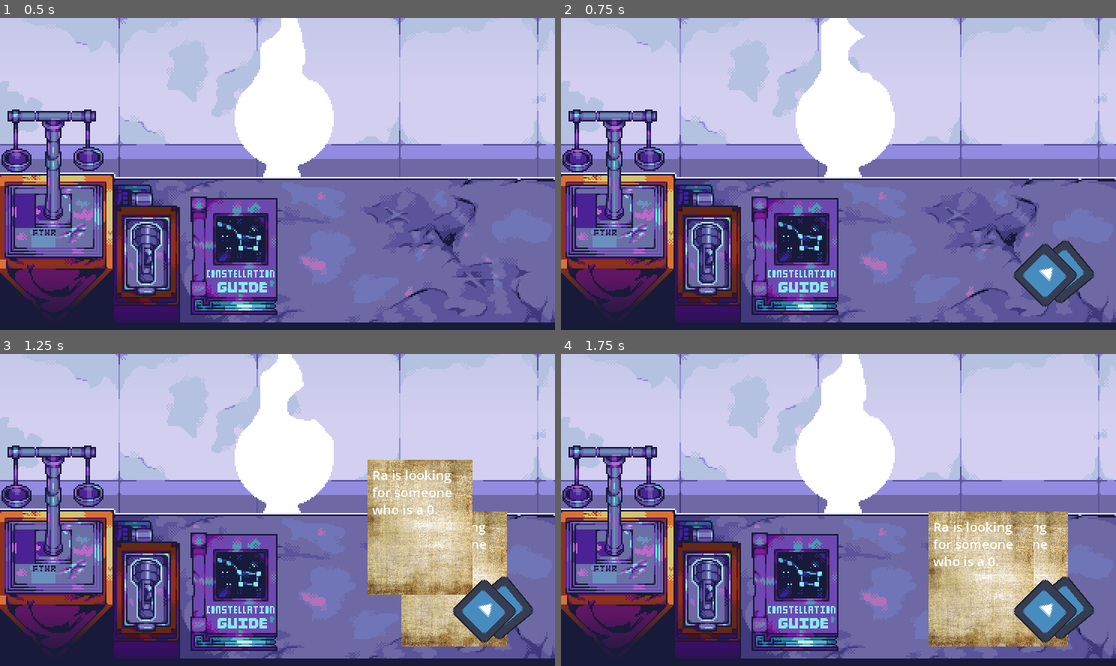
Above: before the commit, frames 1-4 (two rows, left to right).
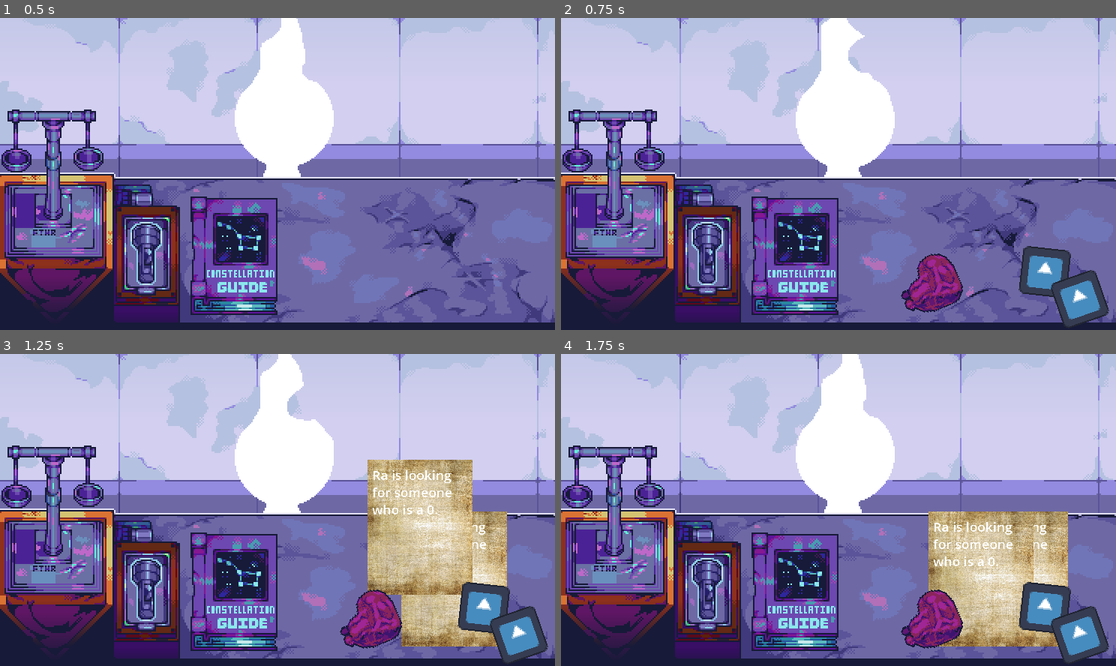
Above: after the commit, the same moments.

Repository: wooshdude/gmtk-2024
Game: Godot game, scene res://scenes/desk.tscn
Two runs of this game, one before a commit and one after it. Both use one fixed random seed, a clock stepped at 60 frames per second and the inputs below. The engine's default icon, where the game draws it, is replaced by a stand-in: a white triangle on a blue panel in a dark square.
Inputs (mouse positions are in pixels of both pictures, inside the frame that each line leads up to):
- Up to frame 1 (0.5 s): no input
- Up to frame 2 (0.75 s): tap Enter (ui_accept) at 0.5 s; move the mouse to (960, 158) at 0.52 s; hold Up (ui_up) from 0.53 s (still down); click (960, 158) at 0.6 s
- Up to frame 3 (1.25 s): keep holding Up (ui_up); tap Enter (ui_accept) at 0.77 s
- Up to frame 4 (1.75 s): release Up (ui_up) at 1.25 s; drag from (727, 525) to (810, 572) at 1.27 s

Frame 1 is identical in both runs. In frame 2, 3.5% of the frame differs, in the area x 61-99%, y 71-100%; in frame 3, 3.5%; in frame 4, 3.5%.

Commit message:
heart sits on scale

Diff:
--- a/scenes/desk.gd
+++ b/scenes/desk.gd
@@ -29,4 +29,4 @@
 
 
 func _on_gods_god_selected(name) -> void:
-	GlobalSignals.next_person.emit()
+	GlobalSignals.dismiss.emit()
--- a/scenes/desk.tscn
+++ b/scenes/desk.tscn
@@ -7,6 +7,7 @@
 [ext_resource type="Texture2D" uid="uid://f4gosgl7l15e" path="res://assets/sprites/scale1.png" id="3_x72wf"]
 [ext_resource type="Texture2D" uid="uid://tvw8woyr8x0v" path="res://assets/sprites/background1.png" id="3_ywjfx"]
 [ext_resource type="PackedScene" uid="uid://3mcrgihku5cu" path="res://scripts/ui/god_list.tscn" id="5_vsu0u"]
+[ext_resource type="Script" path="res://scripts/scale.gd" id="6_te4c6"]
 [ext_resource type="Texture2D" uid="uid://cvndvpuqaq6ax" path="res://assets/sprites/desk1.png" id="6_tnd2v"]
 [ext_resource type="Texture2D" uid="uid://b6marijgfju2o" path="res://assets/sprites/flashlight1.png" id="6_yj0g3"]
 [ext_resource type="Texture2D" uid="uid://dhy1xc1h72h4w" path="res://assets/sprites/book1.png" id="7_5fw88"]
@@ -60,6 +61,10 @@
 [node name="Scale" type="Sprite2D" parent="."]
 position = Vector2(36, 110)
 texture = ExtResource("3_x72wf")
+script = ExtResource("6_te4c6")
+
+[node name="HeartCup" type="Node2D" parent="Scale"]
+position = Vector2(23, -17)
 
 [node name="Path2D" type="Path2D" parent="."]
 curve = SubResource("Curve2D_kf21s")
--- a/scenes/person.tscn
+++ b/scenes/person.tscn
@@ -1,7 +1,8 @@
-[gd_scene load_steps=26 format=3 uid="uid://cagsgtgpfoobg"]
+[gd_scene load_steps=51 format=3 uid="uid://cagsgtgpfoobg"]
 
 [ext_resource type="Script" path="res://scripts/systems/people/person_node.gd" id="1_2xjdu"]
 [ext_resource type="Texture2D" uid="uid://cbc36gtkpa3bn" path="res://assets/sprites/silly guy blank-sheet.png" id="2_4elp4"]
+[ext_resource type="Texture2D" uid="uid://bxuo8qq7c6mqf" path="res://assets/sprites/silly guy dogs.png" id="2_au81b"]
 [ext_resource type="Script" path="res://scripts/ui/person_copy.gd" id="3_6f1ub"]
 [ext_resource type="Shader" path="res://assets/shaders/scroll_bg.gdshader" id="3_l6jnw"]
 [ext_resource type="Texture2D" uid="uid://t26e7yl34u5e" path="res://assets/sprites/xray_tile.png" id="4_wod1j"]
@@ -11,6 +12,102 @@
 [ext_resource type="Script" path="res://scripts/ui/constellation_node.gd" id="7_878vq"]
 [ext_resource type="Script" path="res://scripts/ui/xray/mask.gd" id="7_ynoux"]
 
+[sub_resource type="AtlasTexture" id="AtlasTexture_e1207"]
+atlas = ExtResource("2_au81b")
+region = Rect2(0, 0, 276, 195)
+
+[sub_resource type="AtlasTexture" id="AtlasTexture_4habf"]
+atlas = ExtResource("2_au81b")
+region = Rect2(276, 0, 276, 195)
+
+[sub_resource type="AtlasTexture" id="AtlasTexture_fbcaq"]
+atlas = ExtResource("2_au81b")
+region = Rect2(552, 0, 276, 195)
+
+[sub_resource type="AtlasTexture" id="AtlasTexture_c5rn7"]
+atlas = ExtResource("2_au81b")
+region = Rect2(828, 0, 276, 195)
+
+[sub_resource type="AtlasTexture" id="AtlasTexture_135qt"]
+atlas = ExtResource("2_au81b")
+region = Rect2(1104, 0, 276, 195)
+
+[sub_resource type="AtlasTexture" id="AtlasTexture_7pmyd"]
+atlas = ExtResource("2_au81b")
+region = Rect2(1380, 0, 276, 195)
+
+[sub_resource type="AtlasTexture" id="AtlasTexture_hbycf"]
+atlas = ExtResource("2_au81b")
+region = Rect2(1656, 0, 276, 195)
+
+[sub_resource type="AtlasTexture" id="AtlasTexture_m56g3"]
+atlas = ExtResource("2_au81b")
+region = Rect2(1932, 0, 276, 195)
+
+[sub_resource type="AtlasTexture" id="AtlasTexture_08fpj"]
+atlas = ExtResource("2_au81b")
+region = Rect2(2208, 0, 276, 195)
+
+[sub_resource type="AtlasTexture" id="AtlasTexture_gdaht"]
+atlas = ExtResource("2_au81b")
+region = Rect2(2484, 0, 276, 195)
+
+[sub_resource type="AtlasTexture" id="AtlasTexture_tp3jc"]
+atlas = ExtResource("2_au81b")
+region = Rect2(2760, 0, 276, 195)
+
+[sub_resource type="AtlasTexture" id="AtlasTexture_pp2nf"]
+atlas = ExtResource("2_au81b")
+region = Rect2(3036, 0, 276, 195)
+
+[sub_resource type="AtlasTexture" id="AtlasTexture_c2ut0"]
+atlas = ExtResource("2_au81b")
+region = Rect2(3312, 0, 276, 195)
+
+[sub_resource type="AtlasTexture" id="AtlasTexture_y7xh0"]
+atlas = ExtResource("2_au81b")
+region = Rect2(3588, 0, 276, 195)
+
+[sub_resource type="AtlasTexture" id="AtlasTexture_co2sg"]
+atlas = ExtResource("2_au81b")
+region = Rect2(3864, 0, 276, 195)
+
+[sub_resource type="AtlasTexture" id="AtlasTexture_hdcyn"]
+atlas = ExtResource("2_au81b")
+region = Rect2(4140, 0, 276, 195)
+
+[sub_resource type="AtlasTexture" id="AtlasTexture_esv0g"]
+atlas = ExtResource("2_au81b")
+region = Rect2(4416, 0, 276, 195)
+
+[sub_resource type="AtlasTexture" id="AtlasTexture_3omrt"]
+atlas = ExtResource("2_au81b")
+region = Rect2(4692, 0, 276, 195)
+
+[sub_resource type="AtlasTexture" id="AtlasTexture_hx6pb"]
+atlas = ExtResource("2_au81b")
+region = Rect2(4968, 0, 276, 195)
+
+[sub_resource type="AtlasTexture" id="AtlasTexture_tc2nt"]
+atlas = ExtResource("2_au81b")
+region = Rect2(5244, 0, 276, 195)
+
+[sub_resource type="AtlasTexture" id="AtlasTexture_3e8cv"]
+atlas = ExtResource("2_au81b")
+region = Rect2(5520, 0, 276, 195)
+
+[sub_resource type="AtlasTexture" id="AtlasTexture_ih0ck"]
+atlas = ExtResource("2_au81b")
+region = Rect2(5796, 0, 276, 195)
+
+[sub_resource type="AtlasTexture" id="AtlasTexture_hih71"]
+atlas = ExtResource("2_au81b")
+region = Rect2(6072, 0, 276, 195)
+
+[sub_resource type="AtlasTexture" id="AtlasTexture_su0o8"]
+atlas = ExtResource("2_au81b")
+region = Rect2(6348, 0, 276, 195)
+
 [sub_resource type="AtlasTexture" id="AtlasTexture_i8t5g"]
 atlas = ExtResource("2_4elp4")
 region = Rect2(0, 0, 141, 195)
@@ -61,6 +158,83 @@
 
 [sub_resource type="SpriteFrames" id="SpriteFrames_tre03"]
 animations = [{
+"frames": [{
+"duration": 1.0,
+"texture": SubResource("AtlasTexture_e1207")
+}, {
+"duration": 1.0,
+"texture": SubResource("AtlasTexture_4habf")
+}, {
+"duration": 1.0,
+"texture": SubResource("AtlasTexture_fbcaq")
+}, {
+"duration": 1.0,
+"texture": SubResource("AtlasTexture_c5rn7")
+}, {
+"duration": 1.0,
+"texture": SubResource("AtlasTexture_135qt")
+}, {
+"duration": 1.0,
+"texture": SubResource("AtlasTexture_7pmyd")
+}, {
+"duration": 1.0,
+"texture": SubResource("AtlasTexture_hbycf")
+}, {
+"duration": 1.0,
+"texture": SubResource("AtlasTexture_m56g3")
+}, {
+"duration": 1.0,
+"texture": SubResource("AtlasTexture_08fpj")
+}, {
+"duration": 1.0,
+"texture": SubResource("AtlasTexture_gdaht")
+}, {
+"duration": 1.0,
+"texture": SubResource("AtlasTexture_tp3jc")
+}, {
+"duration": 1.0,
+"texture": SubResource("AtlasTexture_pp2nf")
+}, {
+"duration": 1.0,
+"texture": SubResource("AtlasTexture_c2ut0")
+}, {
+"duration": 1.0,
+"texture": SubResource("AtlasTexture_y7xh0")
+}, {
+"duration": 1.0,
+"texture": SubResource("AtlasTexture_co2sg")
+}, {
+"duration": 1.0,
+"texture": SubResource("AtlasTexture_hdcyn")
+}, {
+"duration": 1.0,
+"texture": SubResource("AtlasTexture_esv0g")
+}, {
+"duration": 1.0,
+"texture": SubResource("AtlasTexture_3omrt")
+}, {
+"duration": 1.0,
+"texture": SubResource("AtlasTexture_hx6pb")
+}, {
+"duration": 1.0,
+"texture": SubResource("AtlasTexture_tc2nt")
+}, {
+"duration": 1.0,
+"texture": SubResource("AtlasTexture_3e8cv")
+}, {
+"duration": 1.0,
+"texture": SubResource("AtlasTexture_ih0ck")
+}, {
+"duration": 1.0,
+"texture": SubResource("AtlasTexture_hih71")
+}, {
+"duration": 1.0,
+"texture": SubResource("AtlasTexture_su0o8")
+}],
+"loop": false,
+"name": &"attacked",
+"speed": 10.0
+}, {
 "frames": [{
 "duration": 1.0,
 "texture": SubResource("AtlasTexture_i8t5g")
@@ -123,6 +297,7 @@
 clip_children = 2
 position = Vector2(0, -24)
 sprite_frames = SubResource("SpriteFrames_tre03")
+animation = &"attacked"
 
 [node name="PersonCopy" type="AnimatedSprite2D" parent="."]
 clip_children = 2
--- a/scripts/global/global_signals.gd
+++ b/scripts/global/global_signals.gd
@@ -1,3 +1,4 @@
 extends Node
 
 signal next_person
+signal dismiss
--- /dev/null
+++ b/scripts/scale.gd
@@ -0,0 +1,25 @@
+extends Sprite2D
+@onready var heart_cup: Node2D = $HeartCup
+
+
+# Called when the node enters the scene tree for the first time.
+func _ready() -> void:
+	pass # Replace with function body.
+
+
+# Called every frame. 'delta' is the elapsed time since the previous frame.
+func _process(delta: float) -> void:
+	if not check_hovered(): return
+	if not check_hovered().grabbed:
+		check_hovered().global_position = lerp(check_hovered().global_position, heart_cup.global_position, 0.1)
+
+
+func check_hovered() -> Draggable:
+	for o in GrabManager.objects:
+		if not o.grabbed and o.type != Draggable.ItemType.HEART: continue
+		if (o.position.x > position.x - scale.x*texture.get_width()/2
+		and o.position.x < position.x + scale.x*texture.get_width()/2
+		and o.position.y < position.y + scale.y*texture.get_height()/2
+		and o.position.y > position.y - scale.y*texture.get_height()/2):
+			return o
+	return null
--- a/scripts/systems/draggable.gd
+++ b/scripts/systems/draggable.gd
@@ -4,8 +4,8 @@
 @export var return_when_dropped:bool = false
 var start_position
 
-enum objects { HEART, BELONGING, MEMO, FLASHLIGHT }
-@export var type : objects
+enum ItemType { HEART, BELONGING, MEMO, FLASHLIGHT }
+@export var type : ItemType
 
 var hovered = false
 var grabbed = false
@@ -36,9 +36,11 @@
 	if self.hovered and Input.is_action_just_pressed("CLICK"):
 		if GrabManager.check_can_drag(self):
 			grabbed = true
+			#GrabManager.grabbed_object = self
 		#TODO ADD SFX
 	if self.grabbed and Input.is_action_just_released("CLICK"):
 		grabbed = false
+		#GrabManager.grabbed_object = null
 		#TODO ADD SFX
 
 
--- a/scripts/systems/memo.gd
+++ b/scripts/systems/memo.gd
@@ -21,7 +21,7 @@
 
 func _ready():
 	super()
-	self.type = objects.MEMO
+	self.type = ItemType.MEMO
 	#TODO ADD SPAWN IN SFX
 	request_timeout()
 	print(request)
--- a/scripts/systems/people/person_node.gd
+++ b/scripts/systems/people/person_node.gd
@@ -19,26 +19,39 @@
 	new_tween.tween_property(self, "position", Vector2(get_viewport_rect().size.x /2, position.y), 0.5).set_trans(Tween.TRANS_SPRING).set_ease(Tween.EASE_IN_OUT)
 	new_tween.finished.connect(_on_tween_finished)
 
-	GlobalSignals.next_person.connect(_on_next_person)
+	GlobalSignals.dismiss.connect(_on_dismissed)
 
 
 func display_items():
 	for i in range(person_data.belongings):
-		var new_item = Draggable.new()
-		new_item.top_level = true
-		new_item.texture = load("res://icon.svg")
-		new_item.position = Vector2(
-			randf_range(200,350),
-			randf_range(120,190)
-		)
-		new_item.rotation_degrees = randf_range(0,359)
-		new_item.z_as_relative = false
-		new_item.z_index = 2
+		var new_item = create_draggable()
+		new_item.type = Draggable.ItemType.BELONGING
 		add_child(new_item)
 
+	var new_heart = create_draggable()
+	new_heart.texture = load("res://assets/sprites/heart1.png")
+	new_heart.type = Draggable.ItemType.HEART
+	add_child(new_heart)
 
 
-func _on_next_person():
+func create_draggable() -> Draggable:
+	var new_item = Draggable.new()
+	new_item.top_level = true
+	new_item.texture = load("res://icon.svg")
+	new_item.position = Vector2(
+		randf_range(200,350),
+		randf_range(120,190)
+	)
+	new_item.rotation_degrees = randf_range(0,359)
+	new_item.z_as_relative = false
+	new_item.z_index = 2
+	return new_item
+
+
+func _on_dismissed():
+	self.person_texture.play("attacked")
+	await person_texture.animation_finished
+
 	var new_tween := create_tween()
 	new_tween.tween_property(self, "position", Vector2(get_viewport_rect().size.x + 64, position.y), 0.5).set_trans(Tween.TRANS_SPRING).set_ease(Tween.EASE_IN_OUT)
 	new_tween.finished.connect(_on_person_left)
@@ -57,4 +70,5 @@
 
 
 func _on_person_left():
+	GlobalSignals.next_person.emit()
 	self.queue_free()
Binary file added: assets/sprites/heart1.png
Not shown, added: assets/sprites/heart1.png.import
Binary file added: assets/sprites/heart2.png
Not shown, added: assets/sprites/heart2.png.import
Binary file added: assets/sprites/heart3.png
Not shown, added: assets/sprites/heart3.png.import
Binary file added: assets/sprites/silly guy dogs.png
Not shown, added: assets/sprites/silly guy dogs.png.import
Not shown: 1 places in scenes/desk.tscn that only renumber resources
